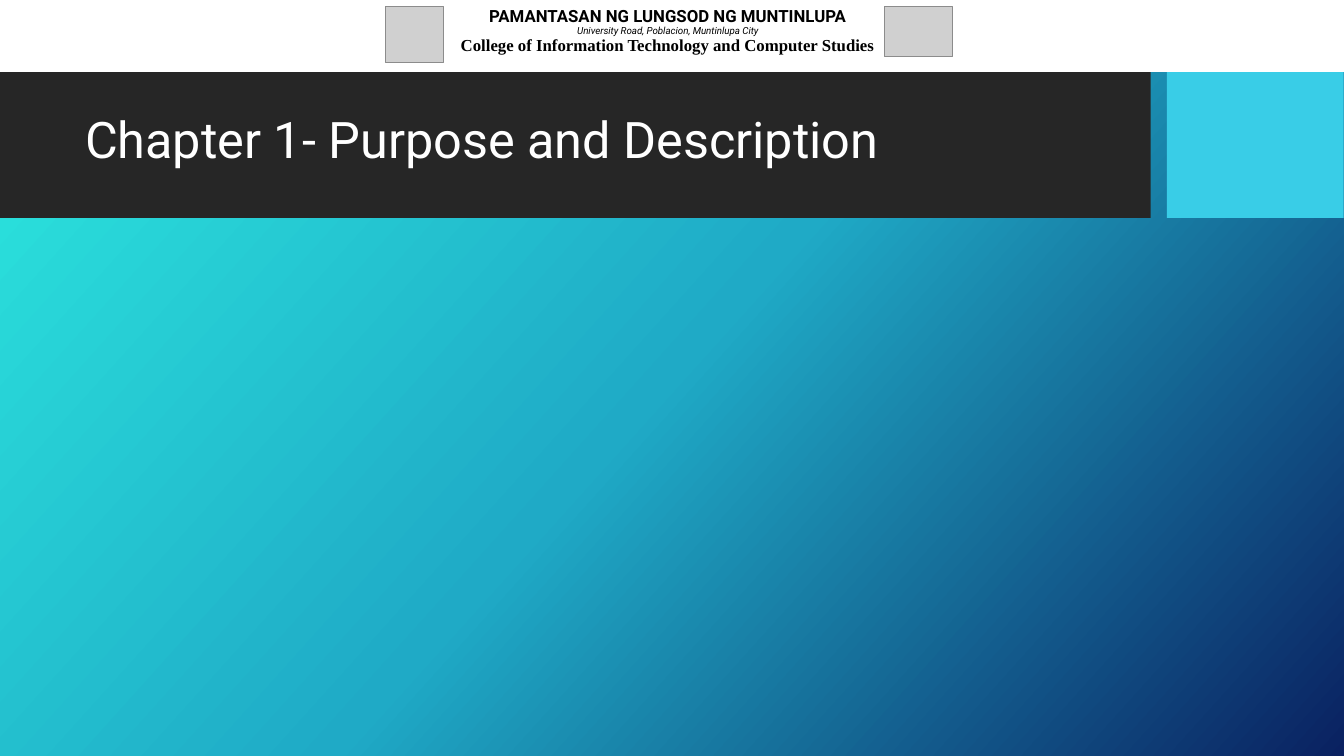
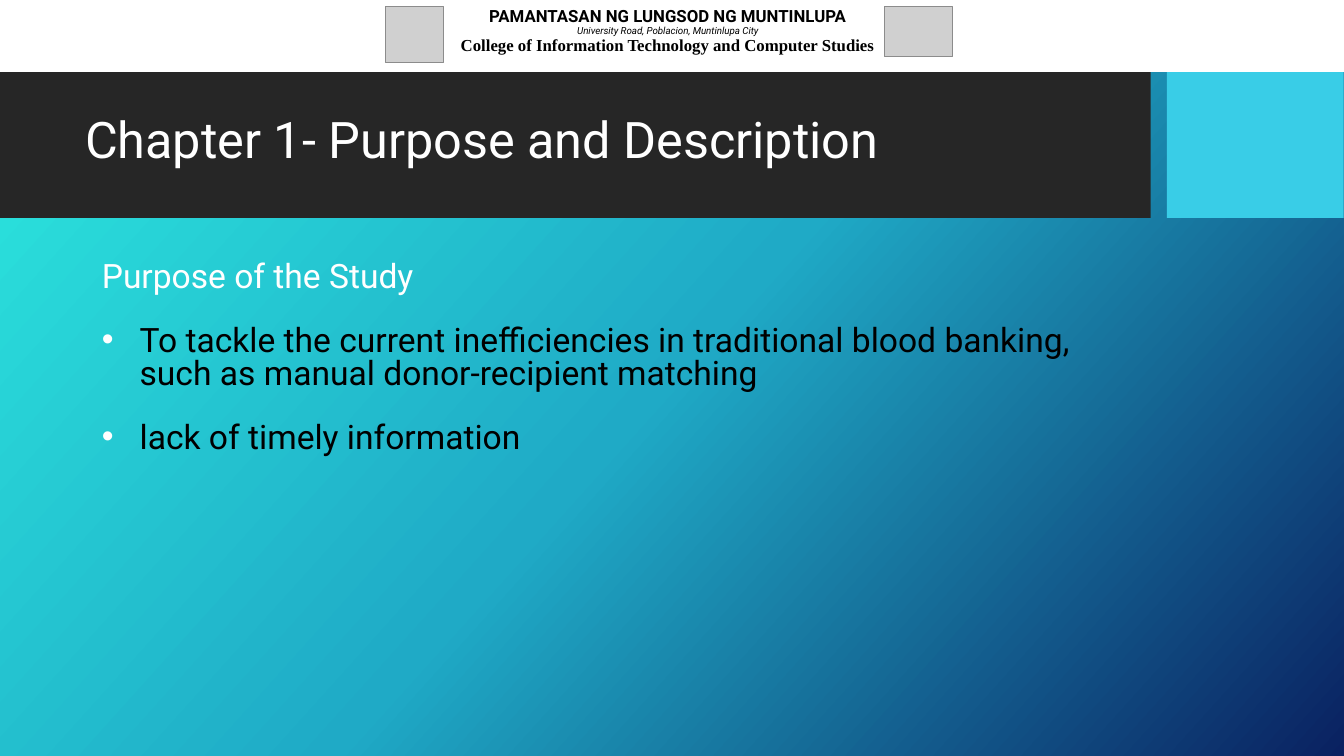
Before and after one commit to JcFaderanga/capstoneRepo, a slide deck: slide 3 of Proposal Defense - Presentation Slide Format.pptx. Drawn at 1344x756 pixels with LibreOffice and Linux fonts; fonts in the diff are those of the drawing; grey boxes stand for pictures; background and template pictures are left out. Boxes give left, top, right and bottom in pixels: in the first picture for what was removed or moved away, otherwise in the second. Text is boxed around its words. In the diff, an @@ line names an element or a change of style, - is before the commit and + after.

```diff
--- a/Proposal Defense - Presentation Slide Format.pptx
+++ b/Proposal Defense - Presentation Slide Format.pptx
@@ text added at (102,262,1070,456), 24 pt, text #000000 @@
+Purpose of the Study
+• To tackle the current inefficiencies in traditional blood banking, such as manual donor-recipient matching
+• lack of timely information
```
Also in this commit, not shown: 3 other slides changed.
